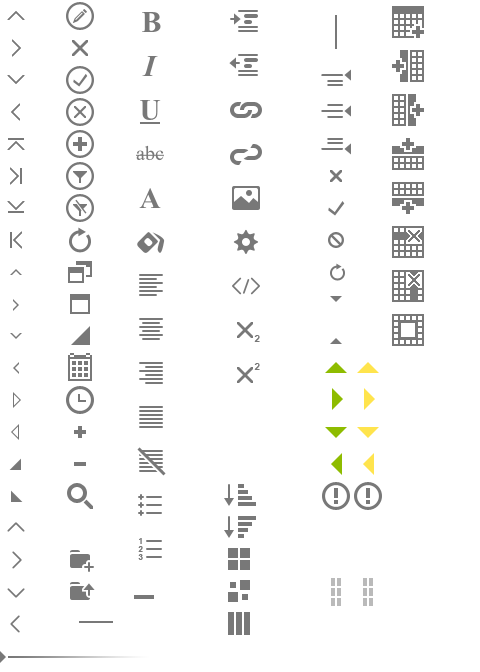
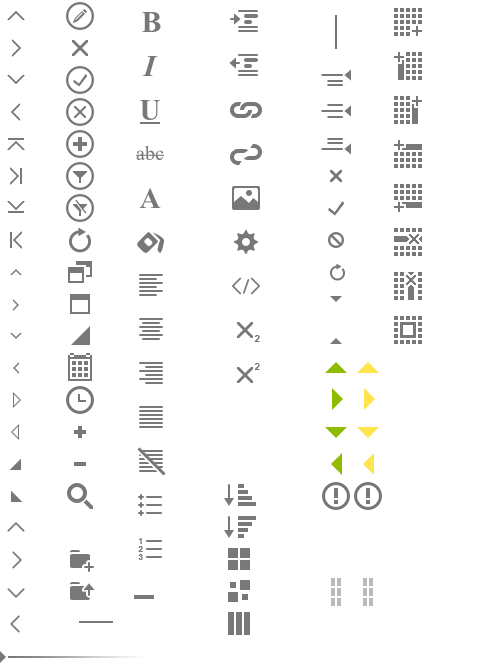
Layer changes from the first w=480, h=672 image to the second:
painted on "table" over left=392, top=6, right=424, bottom=346
